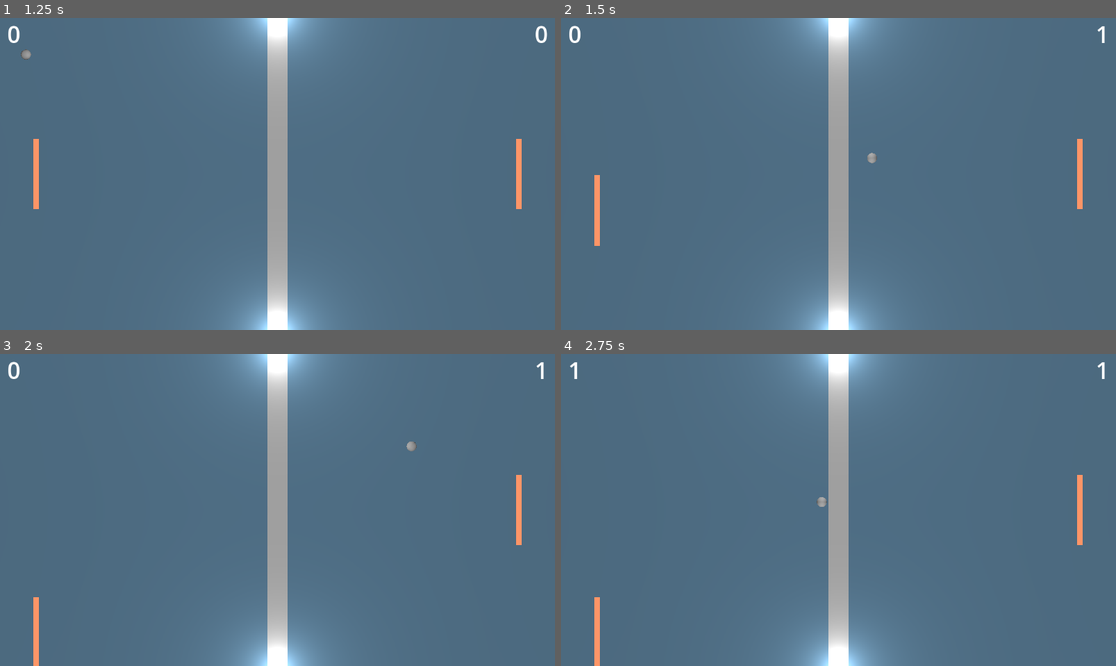
Above: before the commit, frames 1-4 (two rows, left to right).
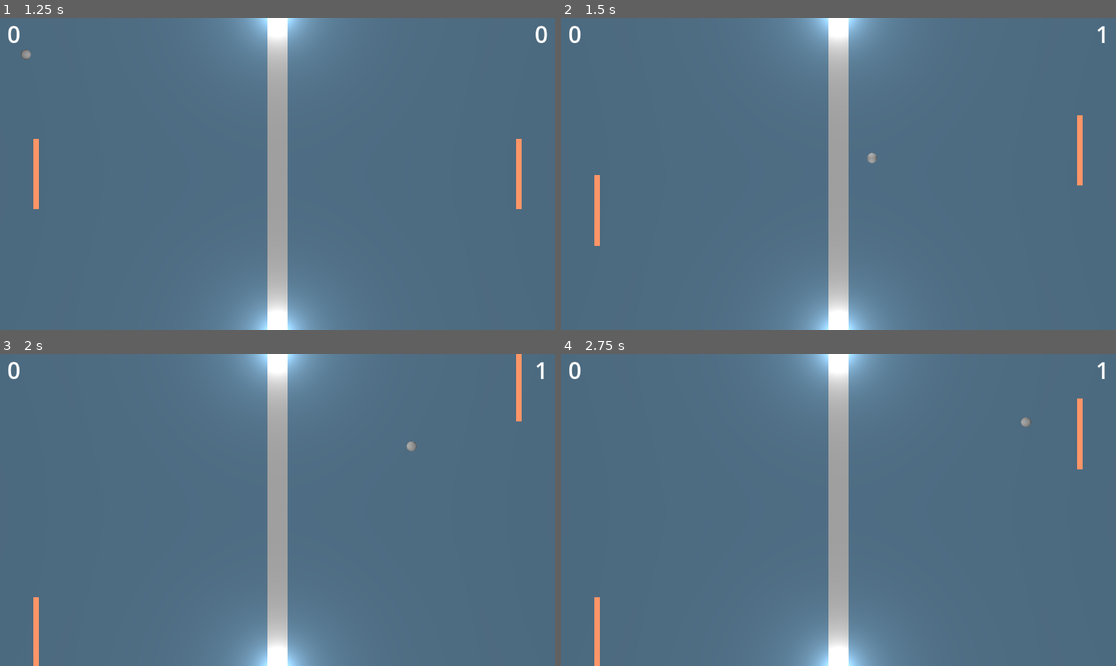
Above: after the commit, the same moments.

Repository: Eryans/godot_pong
Game: Godot game, scene res://scenes/main.tscn
Two runs of this game, one before a commit and one after it. Both use one fixed random seed, a clock stepped at 60 frames per second and the inputs below.
Inputs:
- Up to frame 1 (1.25 s): hold Up (ui_up) from 0.53 s (still down)
- Up to frame 2 (1.5 s): release Up (ui_up) at 1.28 s; hold S (down) from 1.28 s (still down)
- Up to frame 3 (2 s): keep holding S (down)
- Up to frame 4 (2.75 s): tap Enter at 2 s; release S (down) at 2.03 s; hold Up (ui_up) from 2.03 s (still down)

Frame 1 is identical in both runs. In frame 2, 0.2% of the frame differs, in the area x 92-94%, y 31-62%; in frame 3, 0.4%; in frame 4, 0.6%, in the area x 1-94%, y 2-62%.

Commit message:
fix: 🐛 fix AI standing still after scoring, cleaning up code a bit

Diff:
--- a/entities/paddle/paddle.gd
+++ b/entities/paddle/paddle.gd
@@ -10,8 +10,8 @@
 
 @export var speed: float = 2.5;
 @export var tag: Enums.PlayerTagEnum;
+@export var bonus_time: float = 8
 @export_range(.1, .99) var friction: float = .9;
-@export var bonus_time: float = 8
 
 var _friction_tmp_save: float = 0;
 var _paddle_original_size: Vector3 = Vector3(.25, 1, 3.5);
--- a/main_scripts/ai.gd
+++ b/main_scripts/ai.gd
@@ -6,8 +6,8 @@
 @export var ball: Ball;
 @export var debug_mesh: MeshInstance3D
 @export var is_two_player_mode: bool = false
-@export var ai_precision_margin: float = .1
-@export_range(.1, 1) var ai_speed: float = 2;
+@export var _ai_precision_margin: float = .1
+@export_range(.1, 1) var _ai_speed: float = .9;
 @export_range(.1, 1) var ai_max_think_time: float = .75;
 
 @onready var rng: RandomNumberGenerator = RandomNumberGenerator.new();
@@ -18,10 +18,10 @@
 var _arena_half_width: int = 8 # Should not change i guess
 var _ai_can_move = false;
 
-
 func _ready() -> void:
 	EventManager.ball_hitted_paddle.connect(_on_ball_hitted_paddle)
 	add_child(_think_timer);
+	EventManager.connect("goal", _on_goal);
 	_think_timer.one_shot = true
 	_think_timer.connect("timeout", _on_think_timer_timeout);
 
@@ -32,14 +32,6 @@
 		ai_paddle.direction = Input.get_axis("ui_up", "ui_down")
 	else:
 		_ai_behavior()
-
-func _on_ball_hitted_paddle(player_tag: Enums.PlayerTagEnum) -> void:
-	if (player_tag == Enums.PlayerTagEnum.B):
-		choose_ai_wait_target();
-		_ai_can_move = false;
-	else:
-		# TODO : Fix timer preventing AI to act after scoring because it waits for the ball to bounce off the player
-		_think_timer.start(rng.randf_range(.1, ai_max_think_time))
 
 func _ai_behavior() -> void:
 	if (_get_ball_direction() == Enums.BallDirection.LEFT):
@@ -76,21 +68,16 @@
 				_target = (current_bonus[0] as Bonus).global_position;
 	debug_mesh.global_position = _target
 
-
-func _on_think_timer_timeout() -> void:
-	_ai_can_move = true;
-	choose_ai_attack_target();
-
 func _go_to_on_vertical_axis(target_z: float) -> void:
 	var diff = target_z - ai_paddle.global_position.z
-	if abs(diff) < ai_precision_margin:
+	if abs(diff) < _ai_precision_margin:
 		# Augmenter la marge réduit la précision
 		# de la raquette quand elle vise un point précis
 		# car elle ne s'arrête plus à l'endroit exact
 		# pour un rebond parfait vers la cible
 		ai_paddle.direction = 0
 	else:
-		ai_paddle.direction = sign(diff) * ai_speed
+		ai_paddle.direction = sign(diff) * _ai_speed
 
 func _get_ball_direction() -> Enums.BallDirection:
 	if (ball.direction.x < 0):
@@ -120,3 +107,18 @@
 	var target_z: float = impact_point.z + offset * paddle_half_height
 
 	_go_to_on_vertical_axis(target_z)
+
+func _on_goal(_player_tag: Enums.PlayerTagEnum) -> void:
+	_ai_can_move = true;
+
+func _on_think_timer_timeout() -> void:
+	_ai_can_move = true;
+	choose_ai_attack_target();
+
+func _on_ball_hitted_paddle(player_tag: Enums.PlayerTagEnum) -> void:
+	if (player_tag == Enums.PlayerTagEnum.B):
+		choose_ai_wait_target();
+		_ai_can_move = false;
+	else:
+		# TODO : Fix timer preventing AI to act after scoring because it waits for the ball to bounce off the player
+		_think_timer.start(rng.randf_range(.1, ai_max_think_time))
--- a/scenes/main.tscn
+++ b/scenes/main.tscn
@@ -41,7 +41,7 @@
 ai_paddle = NodePath("../Paddle2")
 ball = NodePath("../Ball")
 debug_mesh = NodePath("../DebugPoint")
-ai_speed = 0.75
+_ai_speed = 0.9
 
 [node name="Ball" parent="." instance=ExtResource("3_o6xl0")]
 
